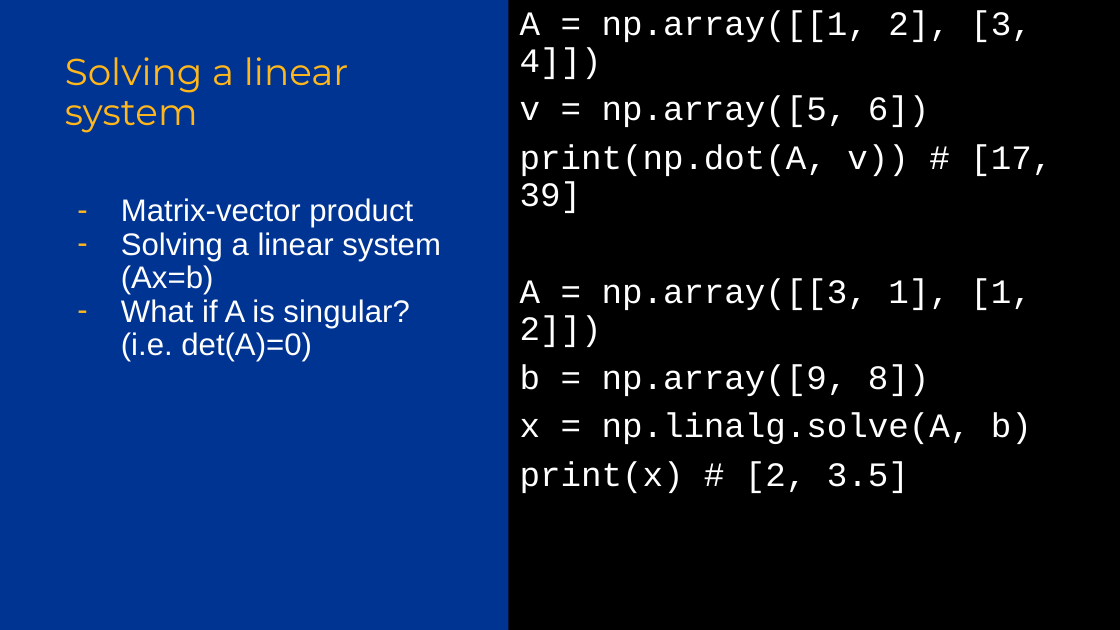
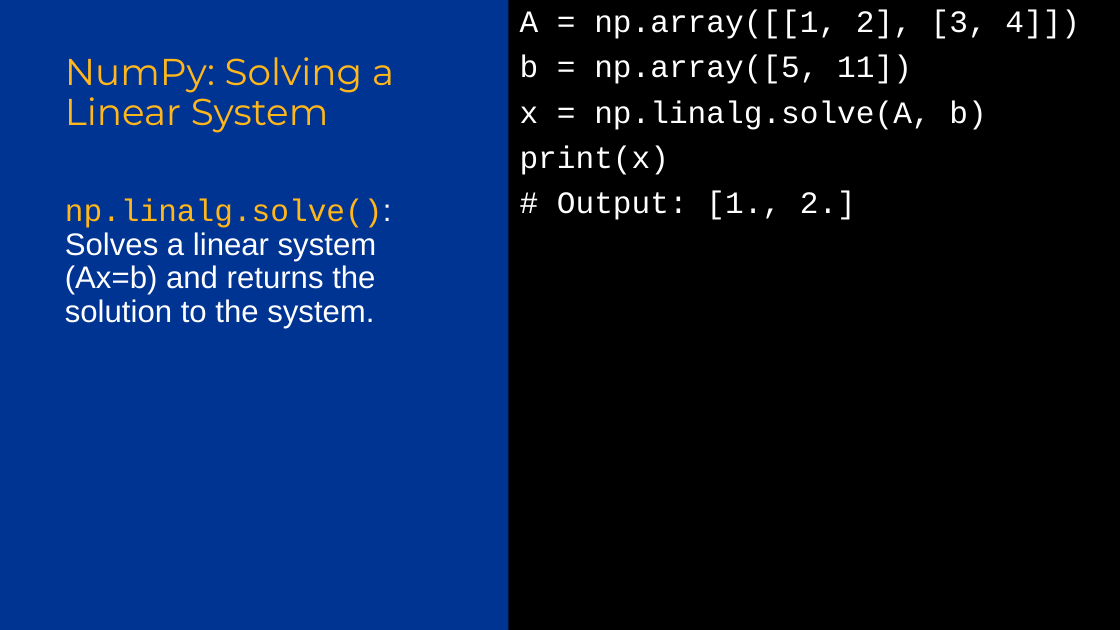
Before and after one commit to Pitt-INFORMS/workshops, a slide deck: slide 29 of python/2024/Python Workshop 2.pptx (slide 12 before the commit). Drawn at 1120x630 pixels with LibreOffice and Linux fonts; fonts in the diff are those of the drawing; background and template pictures are left out. Boxes give left, top, right and bottom in pixels: in the first picture for what was removed or moved away, otherwise in the second. Text is boxed around its words. In the diff, an @@ line names an element or a change of style, - is before the commit and + after.

```diff
--- a/python/2024/Python Workshop 2.pptx
+++ b/python/2024/Python Workshop 2.pptx
@@ text at [520,10,1080,130]: size 22 to 20 pt in "A = np.array([[1, 2], [3, 4]])", "x = np.linalg.solve(A, b)" @@
@@ title at [65,57,394,133]: text changed @@
-Solving a linear system
+NumPy: Solving a Linear System
@@ text at [520,55,912,84]: text changed; size 22 to 20 pt @@
-v = np.array([5, 6])
-print(np.dot(A, v)) # [17, 39]
-A = np.array([[3, 1], [1, 2]])
-b = np.array([9, 8])
+b = np.array([5, 11])
@@ text at [520,145,856,220]: text changed; size 22 to 20 pt @@
-print(x) # [2, 3.5]
+print(x)
+# Output: [1., 2.]
@@ text at [65,199,392,328]: text changed @@
-– Matrix-vector product
-– Solving a linear system (Ax=b)
-– What if A is singular? (i.e. det(A)=0)
+np.linalg.solve(): Solves a linear system (Ax=b) and returns the solution to the system.
```
Also in this commit, not shown: 26 other slides changed, 42 slides added, 8 slides removed.
